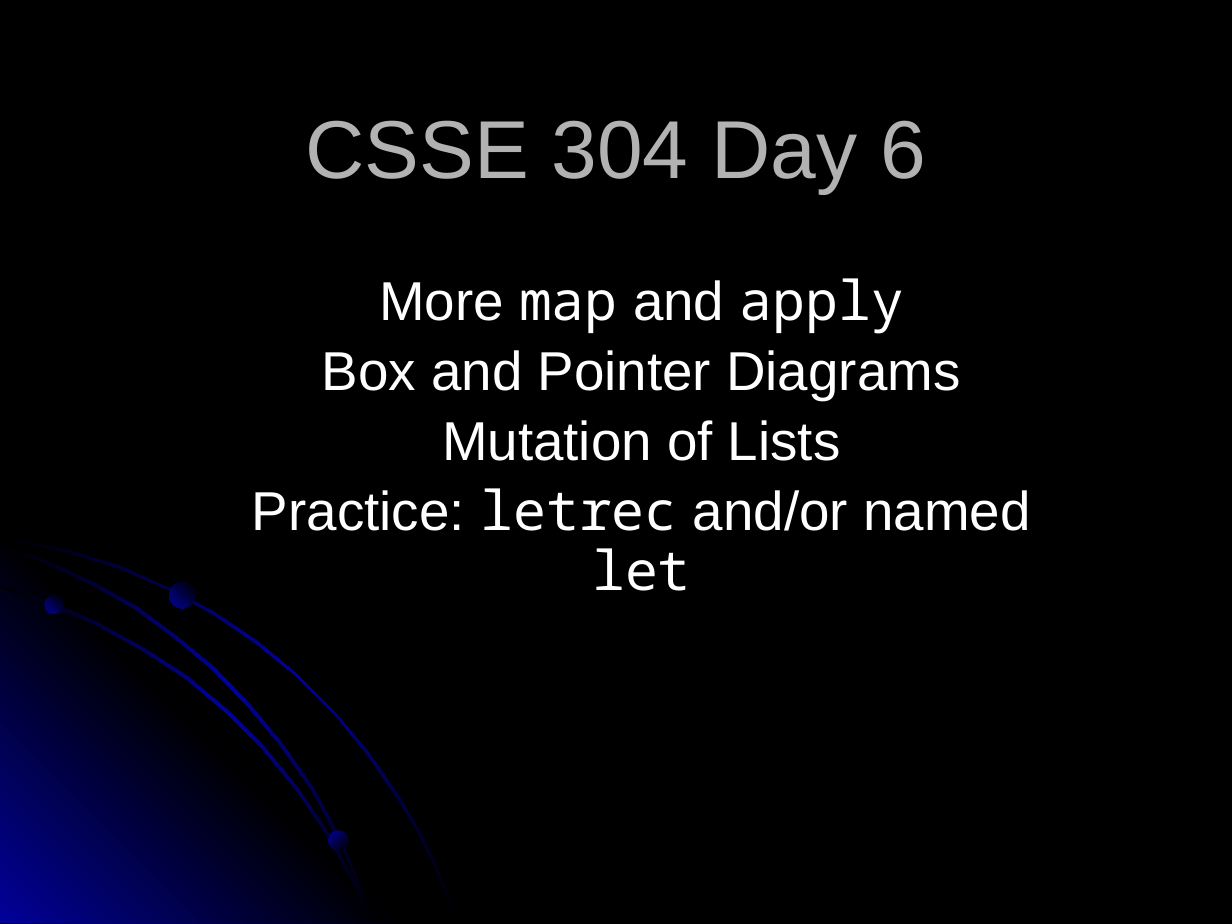
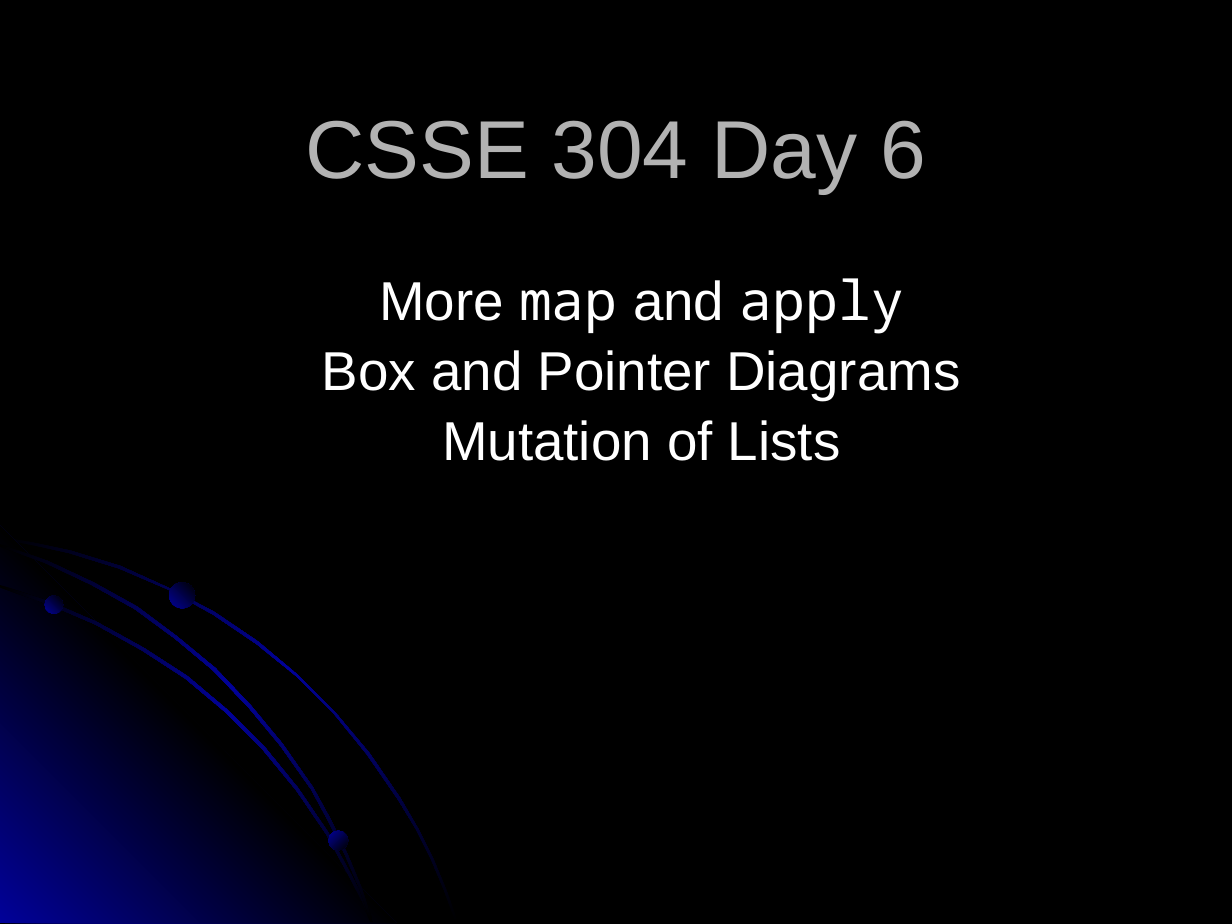
Before and after one commit to RHIT-CSSE/csse304, a slide deck: slide 1 of ClassMaterials/OddsAndEnds/06-OddsAndEnds.pptx. Drawn at 1232x924 pixels with LibreOffice and Linux fonts; fonts in the diff are those of the drawing. Boxes give left, top, right and bottom in pixels: in the first picture for what was removed or moved away, otherwise in the second. Text is boxed around its words. In the diff, an @@ line names an element or a change of style, - is before the commit and + after.

```diff
--- a/ClassMaterials/OddsAndEnds/06-OddsAndEnds.pptx
+++ b/ClassMaterials/OddsAndEnds/06-OddsAndEnds.pptx
@@ subtitle at (252,488,1030,591): paragraph removed @@
-Practice: letrec and/or named let
```
Also in this commit, not shown: 1 other slide changed.
